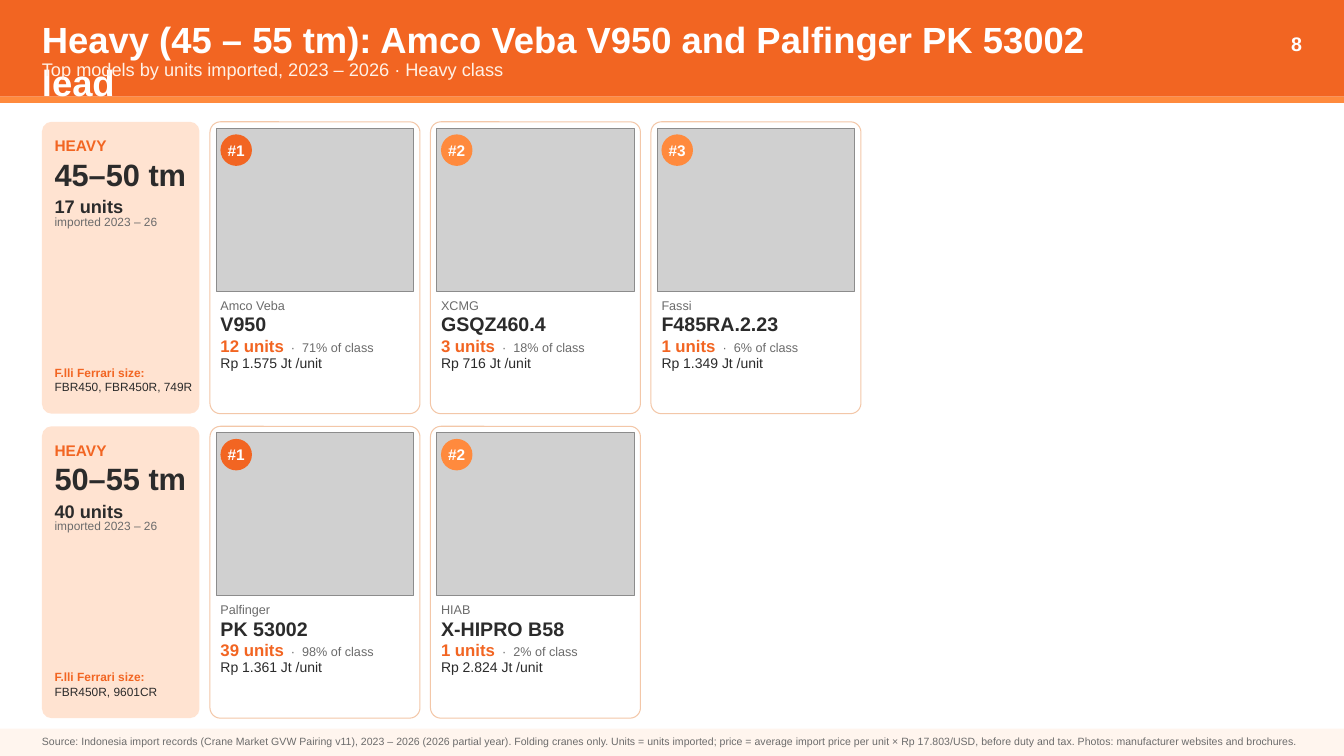
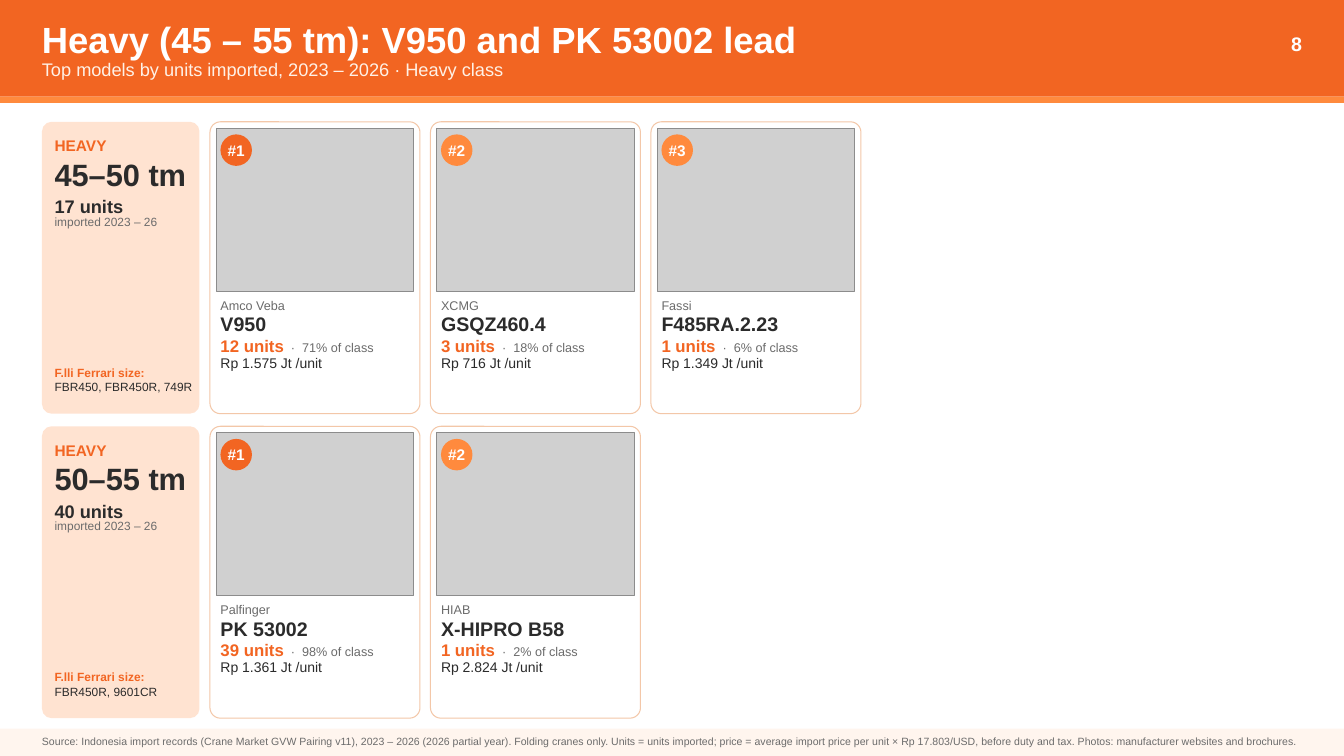
Before and after one commit to Godson7777/6month, a slide deck: slide 8 of nedp_deck/v7/Popular_Cranes_by_tm_Class.pptx. Drawn at 1344x756 pixels with LibreOffice and Linux fonts; fonts in the diff are those of the drawing; grey boxes stand for pictures. Boxes give left, top, right and bottom in pixels: in the first picture for what was removed or moved away, otherwise in the second. Text is boxed around its words. In the diff, an @@ line names an element or a change of style, - is before the commit and + after.

```diff
--- a/nedp_deck/v7/Popular_Cranes_by_tm_Class.pptx
+++ b/nedp_deck/v7/Popular_Cranes_by_tm_Class.pptx
@@ text at (42, 26, 796, 60): text changed @@
-Heavy (45 – 55 tm): Amco Veba V950 and Palfinger PK 53002 lead
+Heavy (45 – 55 tm): V950 and PK 53002 lead
```
Also in this commit, not shown: 3 other slides changed, 1 other file.
